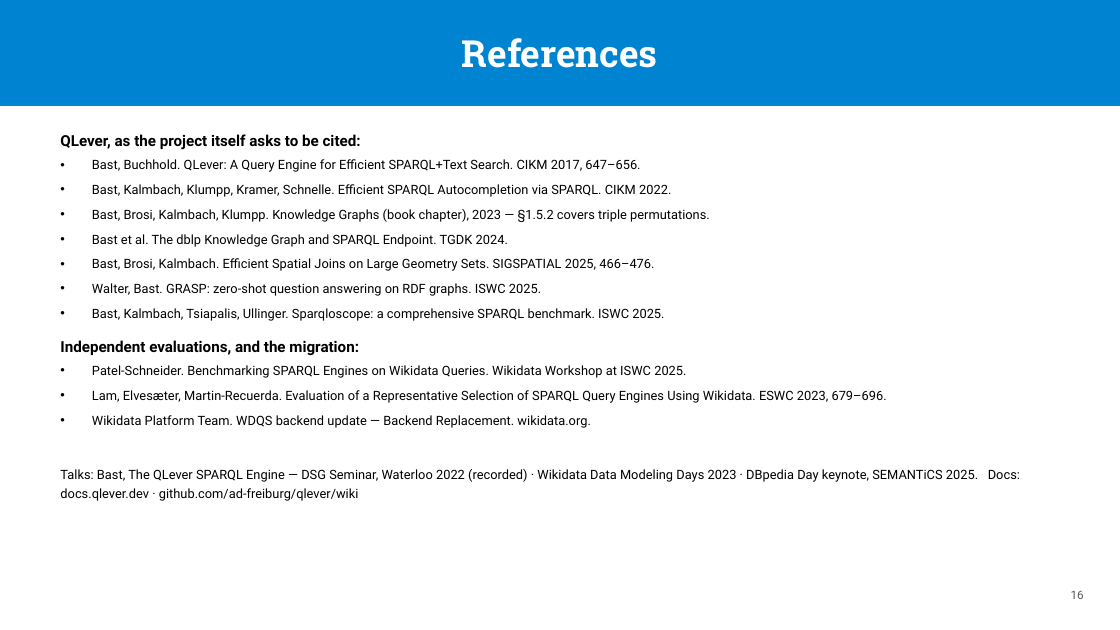
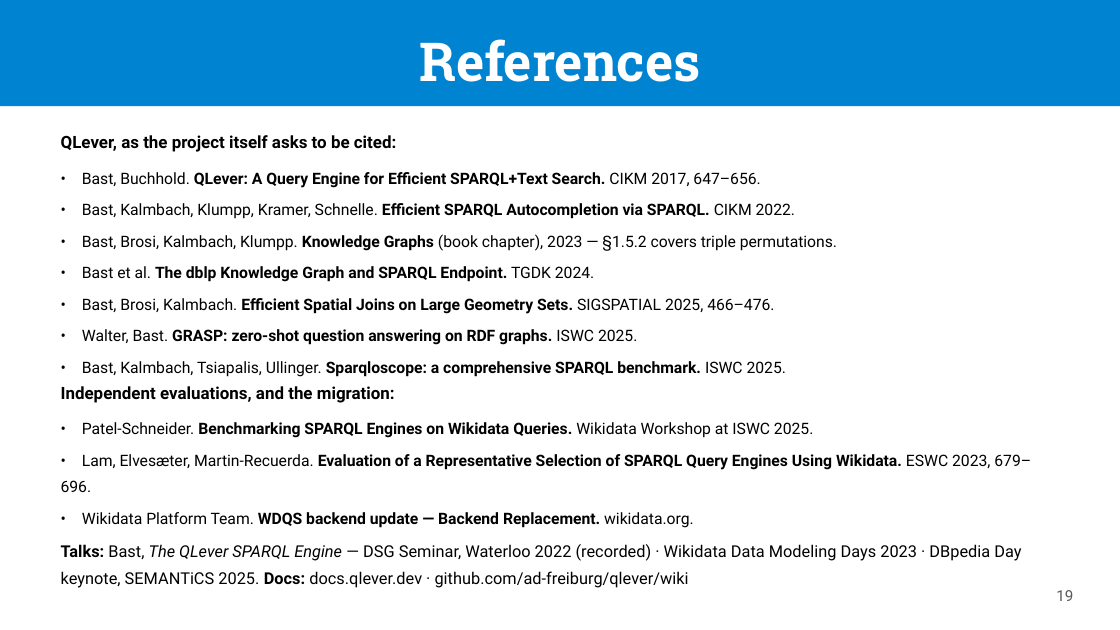
Before and after one commit to passage-org/passage, a slide deck: slide 19 of passage-qlever/slides/QLever as a Passage backend.pptx (slide 16 before the commit). Drawn at 1120x630 pixels with LibreOffice and Linux fonts; fonts in the diff are those of the drawing. Boxes give left, top, right and bottom in pixels: in the first picture for what was removed or moved away, otherwise in the second. Text is boxed around its words. In the diff, an @@ line names an element or a change of style, - is before the commit and + after.

```diff
--- a/passage-qlever/slides/QLever as a Passage backend.pptx
+++ b/passage-qlever/slides/QLever as a Passage backend.pptx
@@ text "References": place and size @@
-text "References" at box(462, 38, 658, 68)
+text "References" at box(419, 39, 700, 82)
@@ text "References" at box(419, 39, 700, 82): size 32 to 46 pt; line spacing 1 to 1.1; vertical alignment middle to top @@
@@ rectangle removed at box(0, 0, 1120, 106) @@
@@ rectangle added at box(0, 0, 1120, 106), fill #0084D1 @@
@@ text "QLever, as the project itself ..." at box(61, 135, 396, 152): size 13 to 14.5 pt; line spacing 1.2 to 1.35 @@
@@ text at box(82, 172, 837, 377): text changed; size 11 to 13.5 pt @@
-• Bast, Buchhold. QLever: A Query Engine for Efficient SPARQL+Text Search. CIKM 2017, 647–656.
-• Bast, Kalmbach, Klumpp, Kramer, Schnelle. Efficient SPARQL Autocompletion via SPARQL. CIKM 2022.
-• Bast, Brosi, Kalmbach, Klumpp. Knowledge Graphs (book chapter), 2023 — §1.5.2 covers triple permutations.
-• Bast et al. The dblp Knowledge Graph and SPARQL Endpoint. TGDK 2024.
-• Bast, Brosi, Kalmbach. Efficient Spatial Joins on Large Geometry Sets. SIGSPATIAL 2025, 466–476.
-• Walter, Bast. GRASP: zero-shot question answering on RDF graphs. ISWC 2025.
-• Bast, Kalmbach, Tsiapalis, Ullinger. Sparqloscope: a comprehensive SPARQL benchmark. ISWC 2025.
+• Bast, Buchhold. QLever: A Query Engine for Efficient SPARQL+Text Search. CIKM 2017, 647–656.
+• Bast, Kalmbach, Klumpp, Kramer, Schnelle. Efficient SPARQL Autocompletion via SPARQL. CIKM 2022.
+• Bast, Brosi, Kalmbach, Klumpp. Knowledge Graphs (book chapter), 2023 — §1.5.2 covers triple permutations.
+• Bast et al. The dblp Knowledge Graph and SPARQL Endpoint. TGDK 2024.
+• Bast, Brosi, Kalmbach. Efficient Spatial Joins on Large Geometry Sets. SIGSPATIAL 2025, 466–476.
+• Walter, Bast. GRASP: zero-shot question answering on RDF graphs. ISWC 2025.
+• Bast, Kalmbach, Tsiapalis, Ullinger. Sparqloscope: a comprehensive SPARQL benchmark. ISWC 2025.
@@ text "Independent evaluations, and the migration:" at box(61, 386, 395, 403): size 13 to 14.5 pt; line spacing 1.2 to 1.35 @@
@@ text "Independent evaluations, and the migration:": place and size @@
-text "Independent evaluations, and the migration:" at box(60, 340, 359, 355)
+text "Independent evaluations, and the migration:" at box(61, 386, 395, 403)
@@ text at box(61, 422, 1031, 528): text changed; size 11 to 13.5 pt; bold on @@
-• Patel-Schneider. Benchmarking SPARQL Engines on Wikidata Queries. Wikidata Workshop at ISWC 2025.
-• Lam, Elvesæter, Martin-Recuerda. Evaluation of a Representative Selection of SPARQL Query Engines Using Wikidata. ESWC 2023, 679–696.
-• Wikidata Platform Team. WDQS backend update — Backend Replacement. wikidata.org.
+• Patel-Schneider. Benchmarking SPARQL Engines on Wikidata Queries. Wikidata Workshop at ISWC 2025.
+• Lam, Elvesæter, Martin-Recuerda. Evaluation of a Representative Selection of SPARQL Query Engines Using Wikidata. ESWC 2023, 679–696.
+• Wikidata Platform Team. WDQS backend update — Backend Replacement. wikidata.org.
@@ text "Talks: Bast, The QLever SPARQL ...": place and size @@
-text "Talks: Bast, The QLever SPARQL ..." at box(60, 469, 1020, 501)
+text "Talks: Bast, The QLever SPARQL ..." at box(61, 544, 1021, 588)
@@ text "Talks: Bast, The QLever SPARQL ..." at box(61, 544, 1021, 588): size 11 to 14 pt; bold on in "Talks: Docs:"; italic on in "The QLever SPARQL Engine"; line spacing 1.2 to 1.38 @@
@@ text added at box(1056, 590, 1073, 601), 13 pt, text #595959 @@
+19
@@ page number removed at box(1071, 591, 1084, 599) @@
-16
```
Also in this commit, not shown: 15 other slides changed, 3 slides added, 11 other files.
